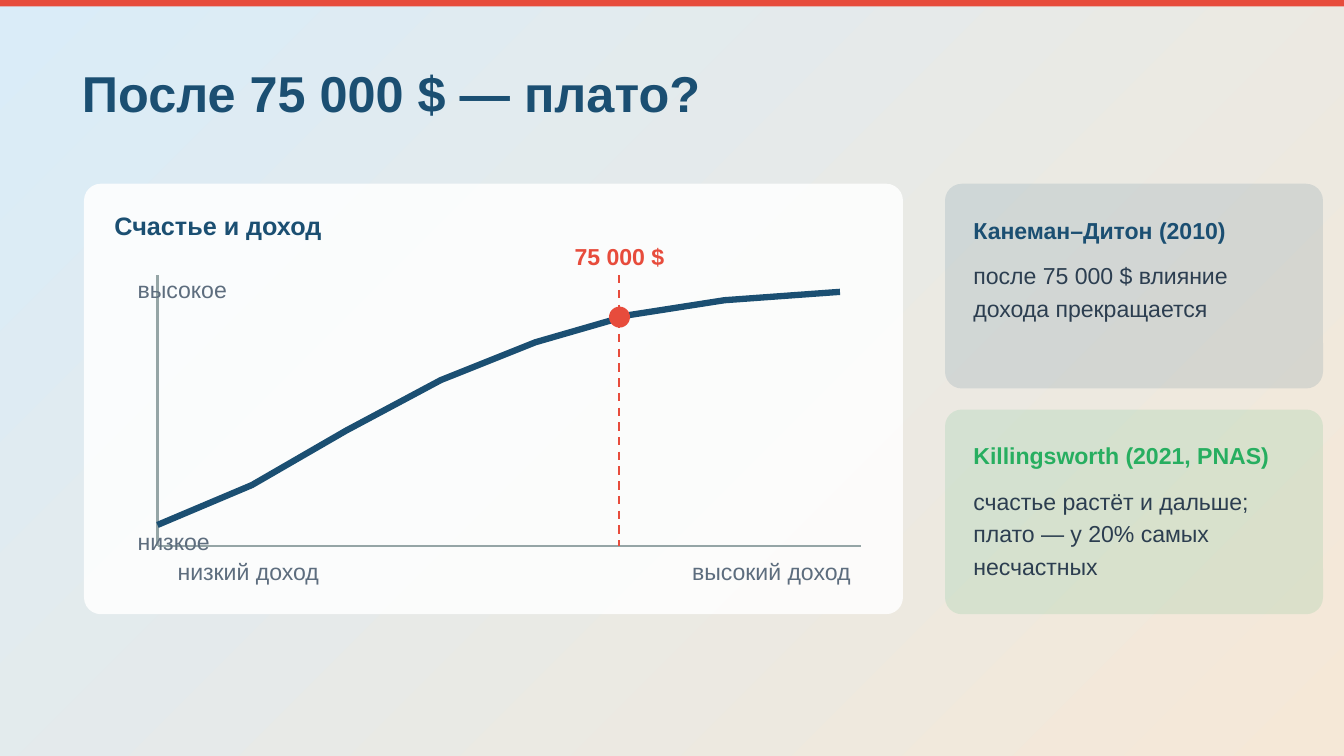
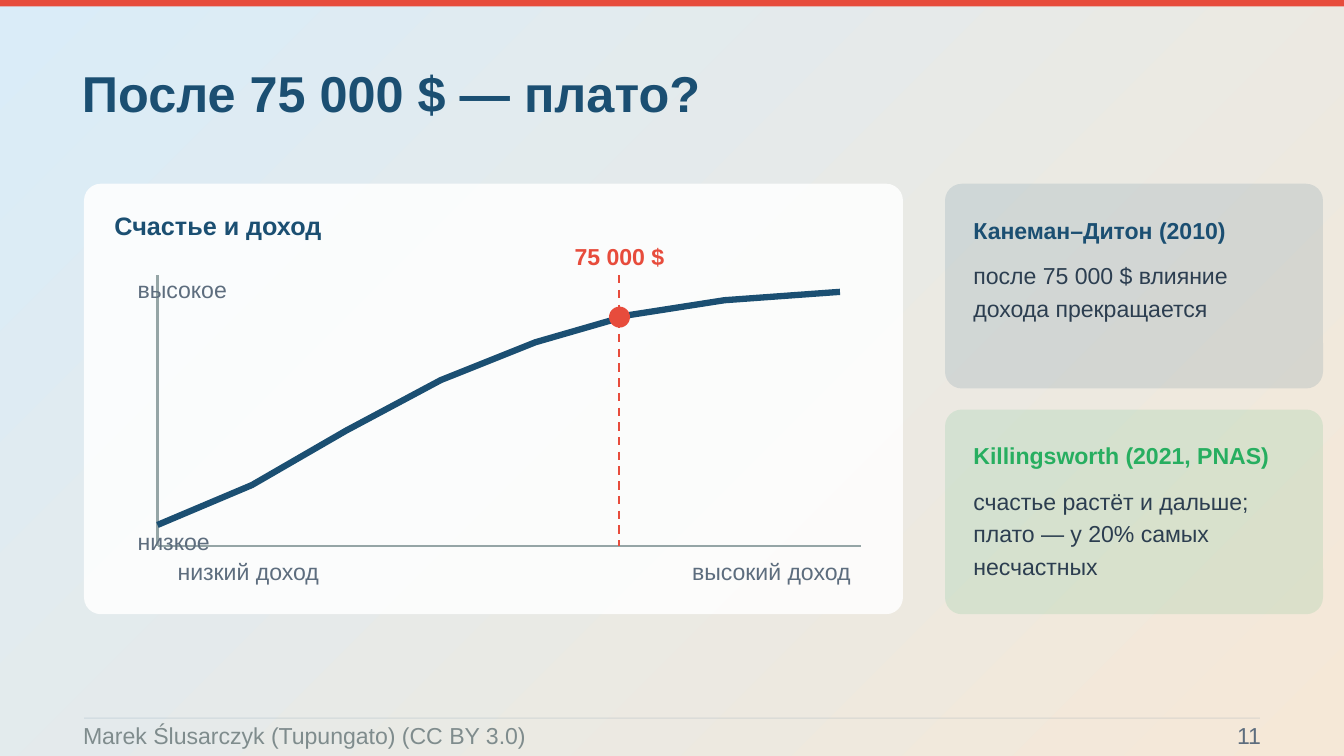
Before and after one commit to Pavel1778/Presentation-happy, a slide deck: slide 11 of .agents/projects/happiness_concept_ppt169_20261007/exports/happiness_concept_v5.pptx. Drawn at 1344x756 pixels with LibreOffice and Linux fonts; fonts in the diff are those of the drawing; background and template pictures are left out. Boxes give left, top, right and bottom in pixels: in the first picture for what was removed or moved away, otherwise in the second. Text is boxed around its words. In the diff, an @@ line names an element or a change of style, - is before the commit and + after.

```diff
--- a/.agents/projects/happiness_concept_ppt169_20261007/exports/happiness_concept_v5.pptx
+++ b/.agents/projects/happiness_concept_ppt169_20261007/exports/happiness_concept_v5.pptx
@@ freeform shape added at (x1=84, y1=718, x2=1260, y2=719), outline #1F4E79 0.75 pt @@
@@ text added at (x1=83, y1=725, x2=526, y2=749), 16.5 pt, text #7F8C8D @@
+Marek Ślusarczyk (Tupungato) (CC BY 3.0)
@@ text added at (x1=1237, y1=728, x2=1261, y2=744), 16.5 pt, text #5D6D7E @@
+11
```
Also in this commit, not shown: 14 other slides changed, 37 other files.
